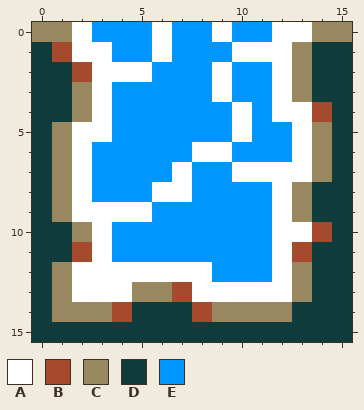
Two states of a pixel-art file, ProjectMicro/Assets/Art/Tiles/Water_N.aseprite. The first picture shows the starting point.
16x16 pixels, 1 frame.
Palette (. is transparent): A #ffffff  B #a64a2e  C #98875f  D #0f3b3a  E #0096ff
Pixels before, first column x 0:
 0 CCAEEEAEEAEEAACC
 1 DBAAEEAEEEAAACDD
 2 DDBAAAEEEAEEACDD
 3 DDCAEEEEEAEEACDD
 4 DDCAEEEEEEAEAABD
 5 DCAAEEEEEEAEEACD
 6 DCAEEEEEAAEEEACD
 7 DCAEEEEAEEAAAACD
 8 DCAEEEAAEEEEACDD
 9 DCAAAAEEEEEEACDD
10 DDCAEEEEEEEEAABD
11 DDBAEEEEEEEEABDD
12 DCAAAAAAAEEEACDD
13 DCAAACCBAAAAACDD
14 DCCCBDDDBCCCCDDD
15 DDDDDDDDDDDDDDDD
And afterwards:
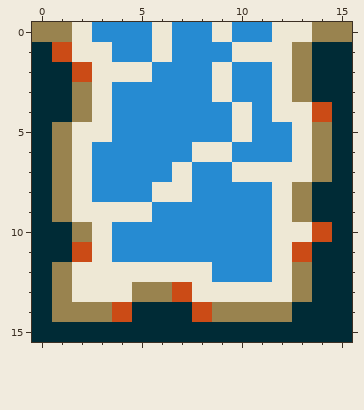
From old to new:
Colour A changes from #ffffff to #eee8d5.
Colour B changes from #a64a2e to #cb4b16.
Colour C changes from #98875f to #99834f.
Colour D changes from #0f3b3a to #002b36.
Colour E changes from #0096ff to #268bd2.
Where, in picture pixels (left, top, right, bottom), the same in both pictures:
changed: (32, 22, 352, 342)
